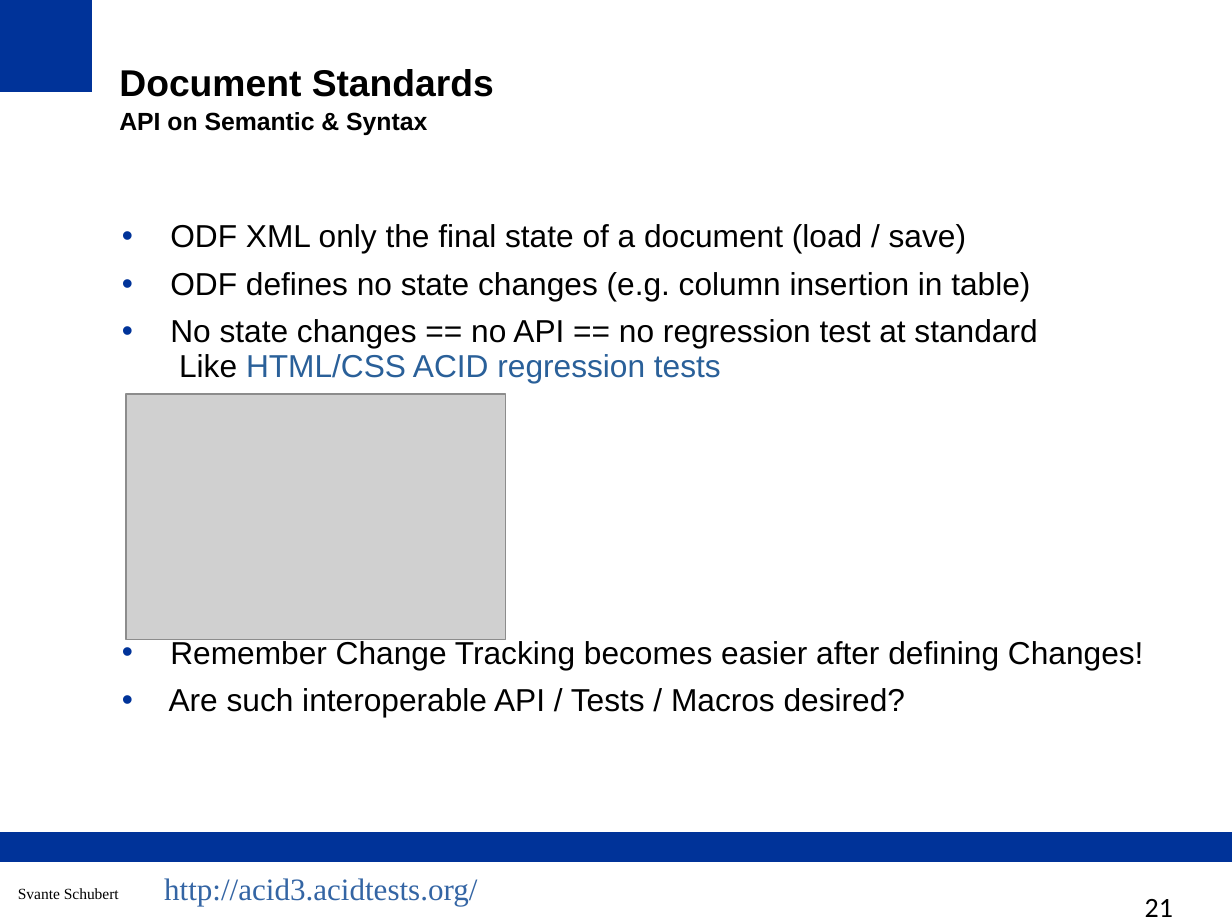
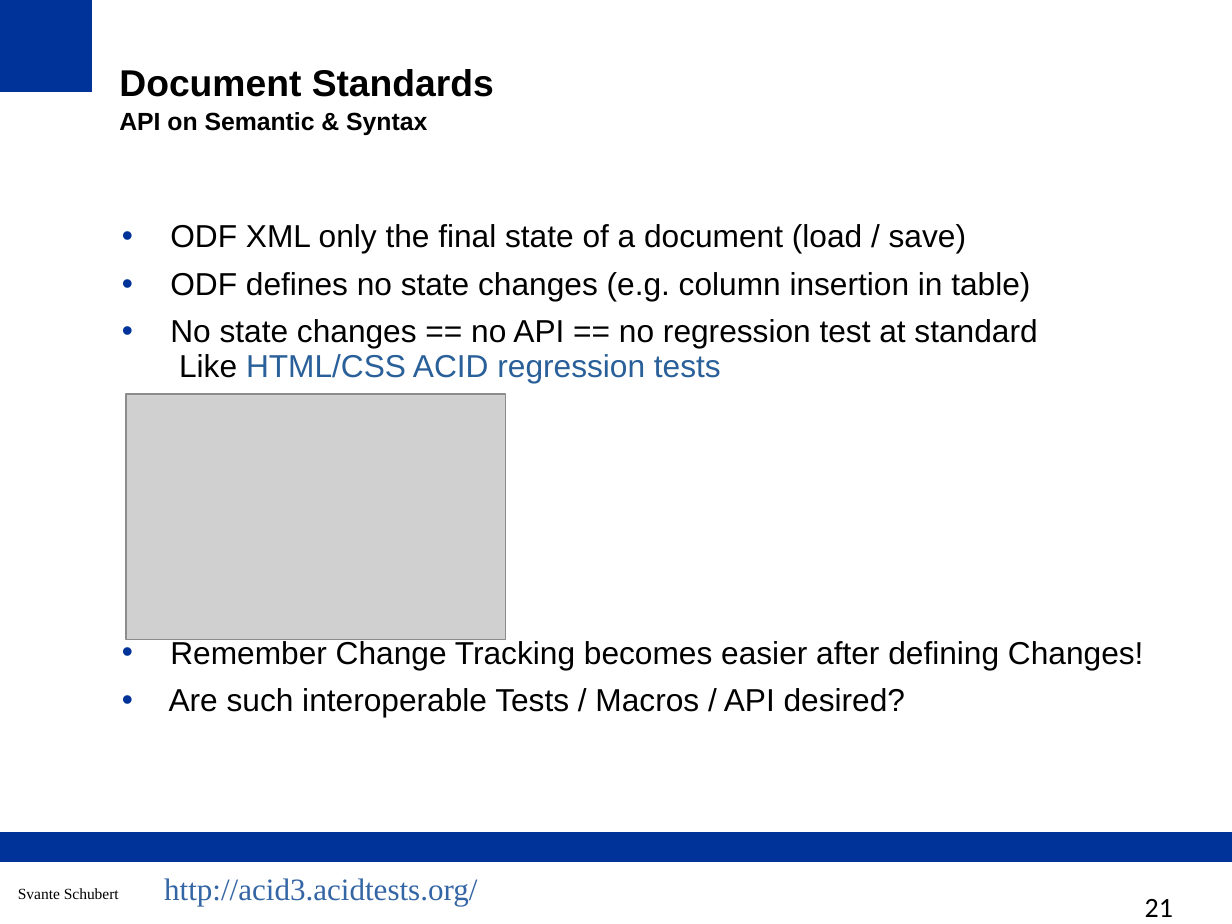
Before and after one commit to tdf/odftoolkit, a slide deck: slide 21 of docs/docs/presentations/2023 - LibreOffice Conference Bukarest - ODF and it's Toolkit.odp. Drawn at 1232x924 pixels with LibreOffice and Linux fonts; fonts in the diff are those of the drawing; grey boxes stand for pictures. Boxes give left, top, right and bottom in pixels: in the first picture for what was removed or moved away, otherwise in the second. Text is boxed around its words. In the diff, an @@ line names an element or a change of style, - is before the commit and + after.

```diff
--- a/docs/docs/presentations/2023 - LibreOffice Conference Bukarest - ODF and it's Toolkit.odp
+++ b/docs/docs/presentations/2023 - LibreOffice Conference Bukarest - ODF and it's Toolkit.odp
@@ text at (169, 688, 905, 717): text changed @@
-• Are such interoperable API / Tests / Macros desired?
+• Are such interoperable Tests / Macros / API desired?
```
Also in this commit, not shown: 7 other slides changed, 1 other file.
